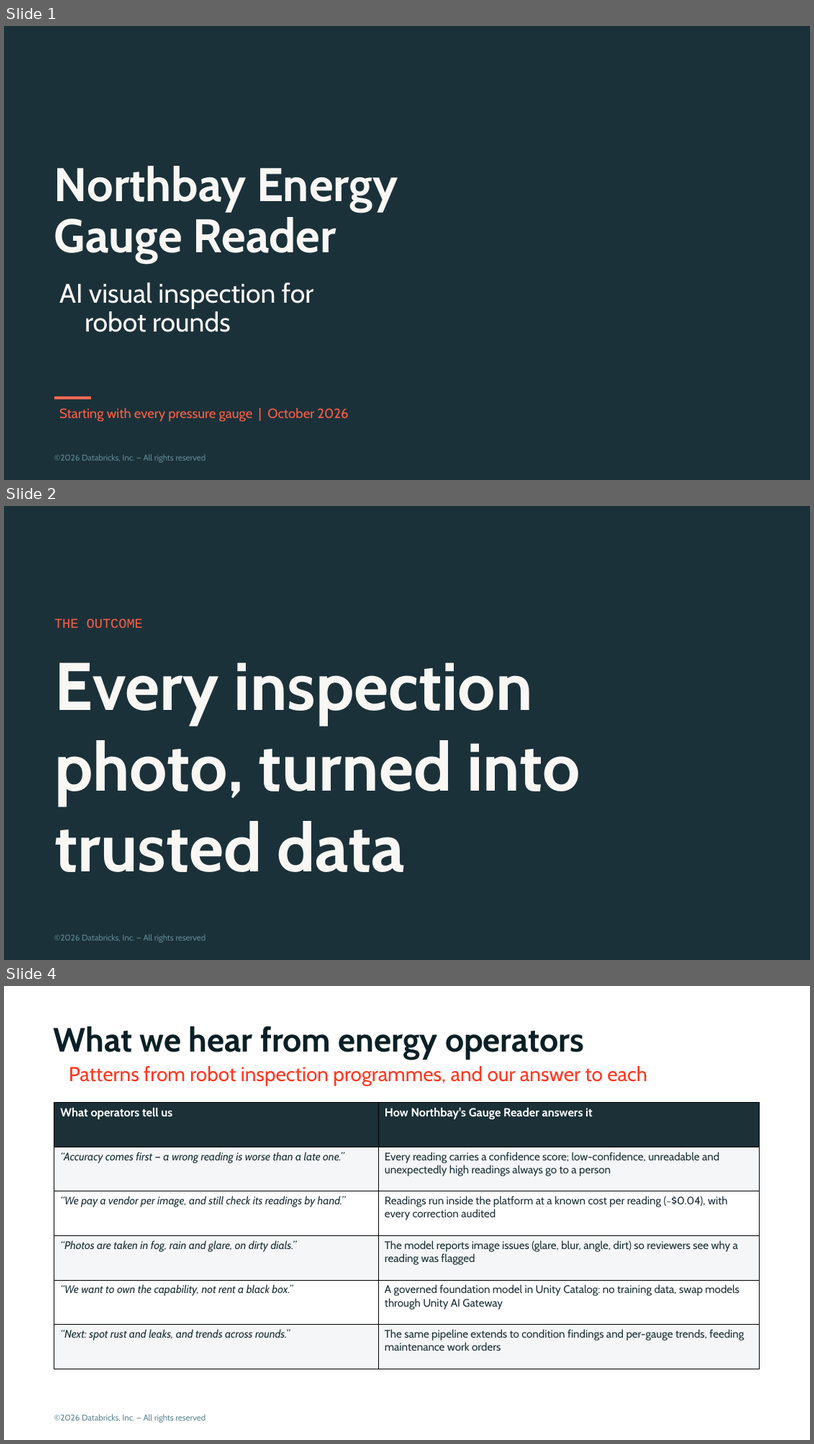
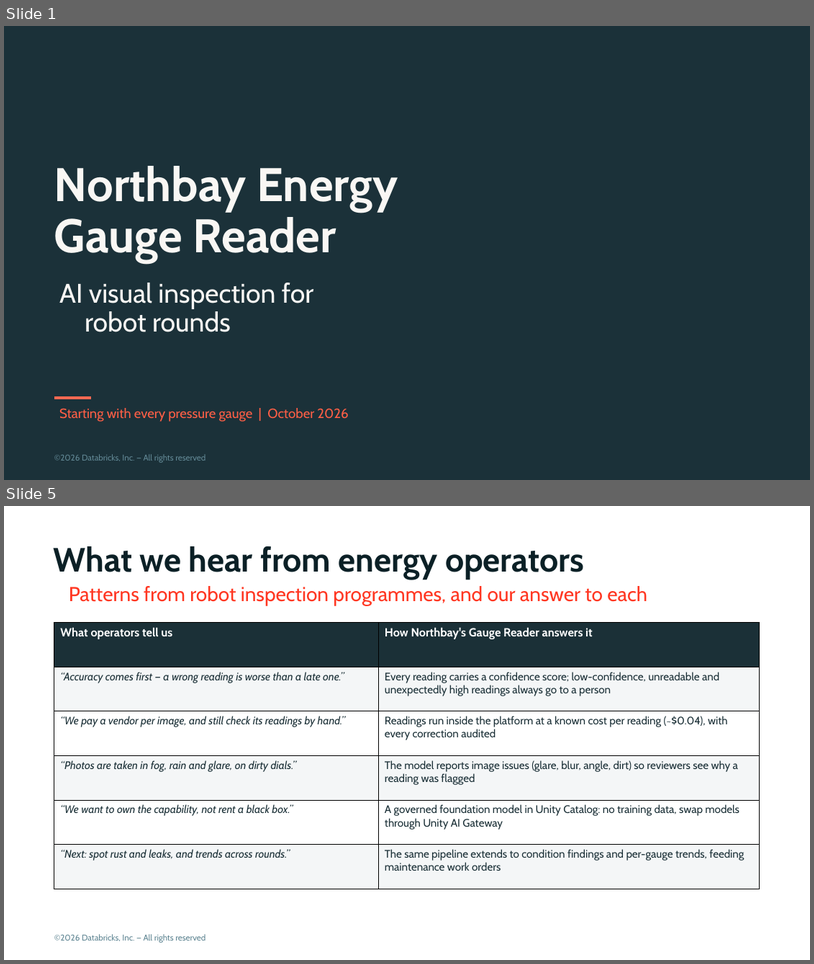
Before and after one commit to admitrewski/pressure-gauge-reader, a slide deck: deck/pressure-gauge-reader.pptx. Shown one above the other, each under a label of ours: slides 1, 2 and 4 before the commit, slides 1 and 5 after it; the slides between them are not shown. The pictures are 814x1444 and 814x964 pixels, drawn with LibreOffice and Linux fonts; fonts in the diff are those of the drawing; background and template pictures are left out. Boxes give left, top, right and bottom in pixels: in the first picture for what was removed or moved away, otherwise in the second. Text is boxed around its words. In the diff, an @@ line names an element or a change of style, - is before the commit and + after.

```diff
--- a/deck/pressure-gauge-reader.pptx
+++ b/deck/pressure-gauge-reader.pptx
@@ slide 2 removed at bbox=[4, 506, 810, 960], background picture (left out); not listed: 1 template element that a slide beside it also shows @@
@@ subtitle removed at bbox=[54, 618, 143, 628] @@
-THE OUTCOME
@@ title removed at bbox=[54, 662, 581, 872] @@
-Every inspection photo, turned into trusted data
@@ what was slide 4 is now slide 5 @@
```
Also in this commit, not shown: 4 slides changed, 4 other slides removed, 3 other files.
